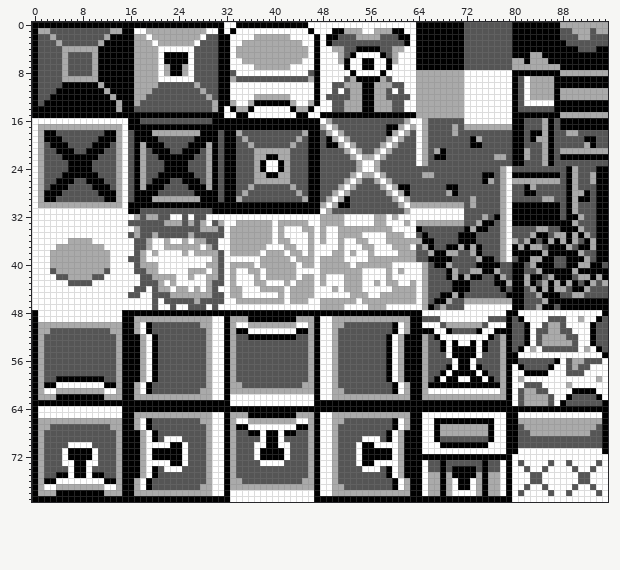
File history of a pixel-art file, assets/dungeon.aseprite. The picture above was drawn from the file before the commit.
96x80 pixels, 1 frame.
And afterwards:
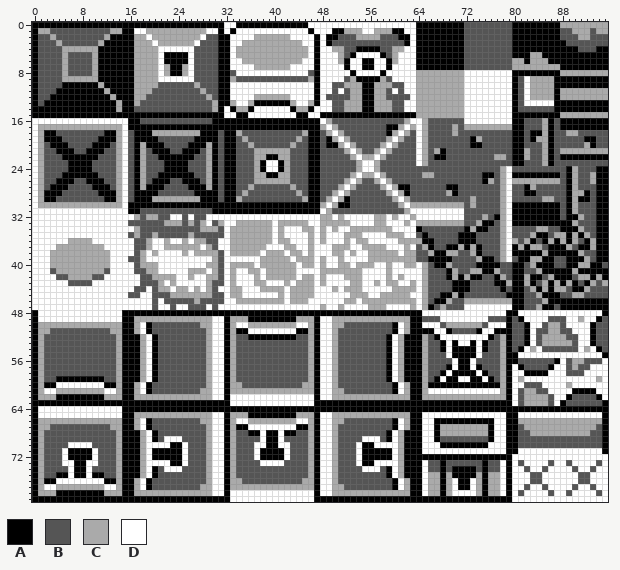
Palette (. is transparent): A #000000  B #555555  C #aaaaaa  D #ffffff
Change:
@@ x 46..65 @@
 31 AADCBBBBBBBBBBBBCDDD
-32 DDCCCCDDDDDCCDCDDDDD
-33 DDCCCCDDDDDCCDDDCDCC
-34 CDCDDCCCCCCCCCDDDDAB
-35 CDCDDCCCCDDDDCCCDDBA
-36 CDCDDCDDCCDDDCCCCCCA
-37 CDDDDCDDDCCDDDCCCDBC
-38 CDDDCCDCDDCDDDDCCCBB
-39 CDCCCCDDDDCCCCCCCCBB
-40 CDCCCCCDCCCCCCDDDDDC
-41 DDCCCCCCCDDDDCDCDDDC
-42 CDCDDDCCCDDDDCDDDDDC
-43 CDCDDDCCCDDCDCCDDCDC
+32 DDCCDCDDDDDCCDCDDCDD
+33 DDCCCCCDDDDCCDDDCDCC
+34 CDCDCDDCCCCCCCDDDDAB
+35 CDCDDDCCCDDDDCCCDDBA
+36 CDCDDDCDCCDDDDDCCCCA
+37 CDDDCCCDDCCCCDDDCDBC
+38 CDDDCCDCDDCCCCCDCCBB
+39 CDCDDCDDDDCCCCCCCCBB
+40 CDCDDCCDCCCDDCDDCCDC
+41 DDCCCCCCCDDDDCDDDDDC
+42 CDCDDDCCCDDDDCDCDDDC
+43 CDCDDDDCCDDCDCCDDCDC
 44 CDDDCDCCCDDDDDCCCCDC
-45 CDDDDDDCCCDDCCCCCCDC
-46 DDCCCCCCDCCCCCCCCCDC
-47 DDCCCCDDDDCCCDDDDDDC
+45 CDDDDDDCCCDDCCCCCDDC
+46 DDDDDDCCDCCCCCCCCCDC
+47 DDCDDCDDDDCCCDDDDCDC
 48 AAAAAAAAAAAAAAAAAAAD
Where, in picture pixels (left, top, right, bottom), the same in both pictures:
changed: (320, 214, 350, 310)
changed: (410, 214, 416, 220)
changed: (374, 238, 416, 310)
